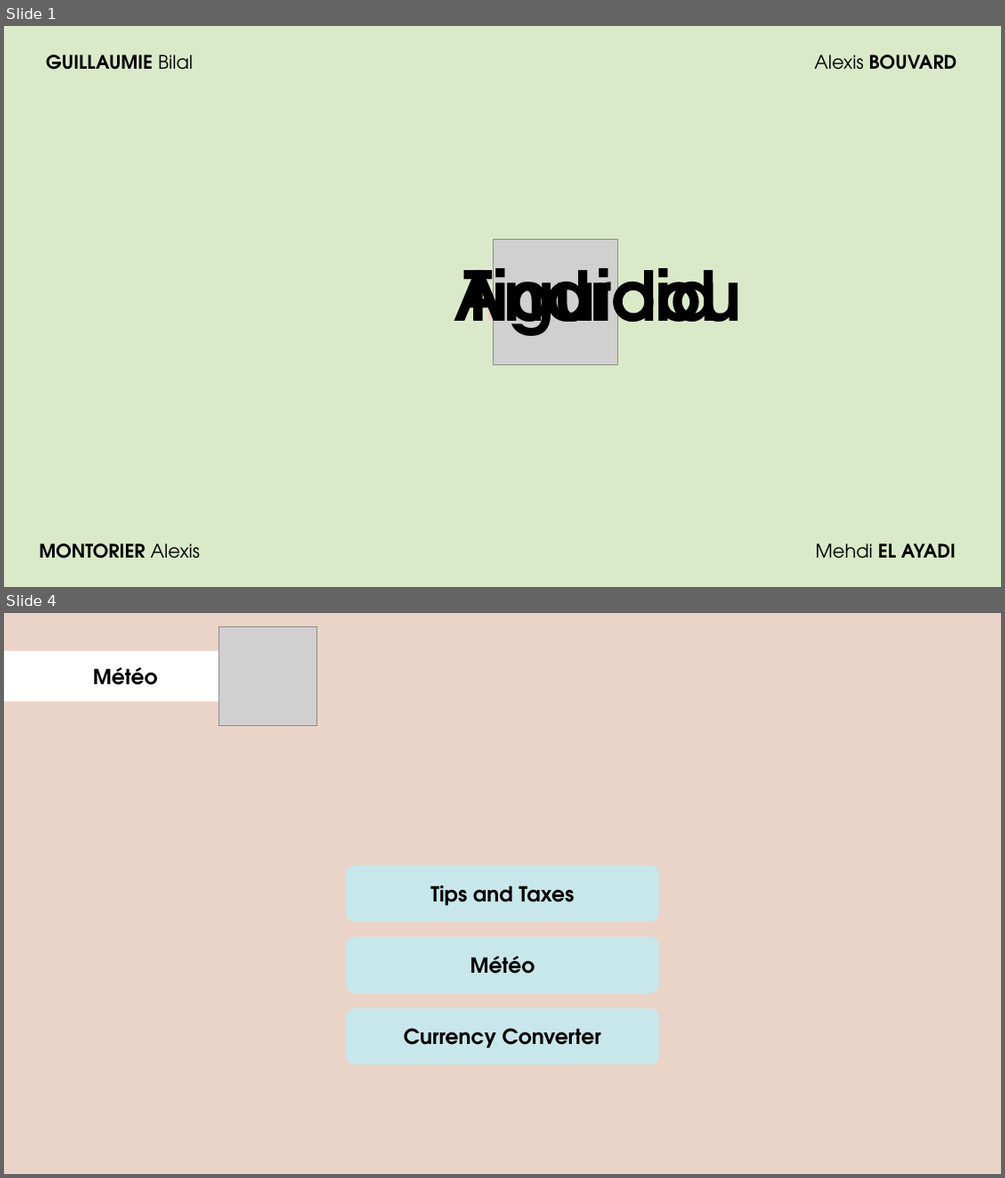
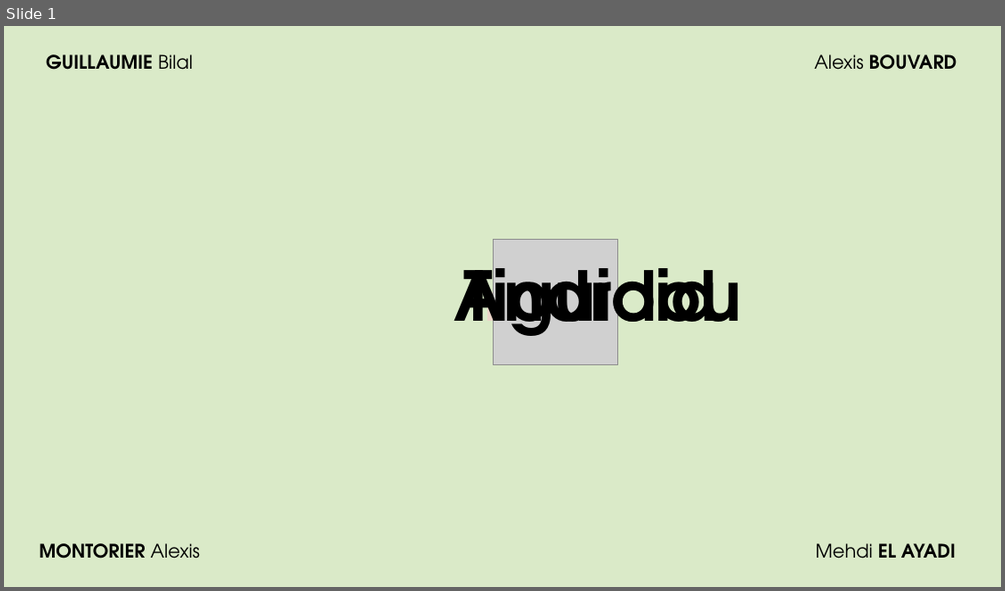
Before and after one commit to Albouvard/AppBoiteAOutil, a slide deck: présentation_android.pptx. Shown one above the other, each under a label of ours: slides 1 and 4 before the commit, slide 1 after it; the slides between them are not shown. The pictures are 1005x1178 and 1005x591 pixels, drawn with LibreOffice and Linux fonts; fonts in the diff are those of the drawing; grey boxes stand for pictures. Boxes give left, top, right and bottom in pixels: in the first picture for what was removed or moved away, otherwise in the second. Text is boxed around its words. In the diff, an @@ line names an element or a change of style, - is before the commit and + after.

```diff
--- a/présentation_android.pptx
+++ b/présentation_android.pptx
@@ slide 4 removed at (4, 613, 1001, 1174), background #EAD4C8 @@
@@ picture removed at (219, 626, 317, 726) @@
@@ rounded rectangle removed at (4, 651, 254, 700) @@
@@ text removed at (93, 667, 158, 685) @@
-Météo
@@ rounded rectangle removed at (346, 865, 659, 921) @@
-Tips and Taxes
@@ rounded rectangle removed at (346, 937, 659, 993) @@
-Météo
@@ rounded rectangle removed at (346, 1008, 659, 1064) @@
-Currency Converter
```
Also in this commit, not shown: 3 slides changed, 5 slides added, 3 other files.
